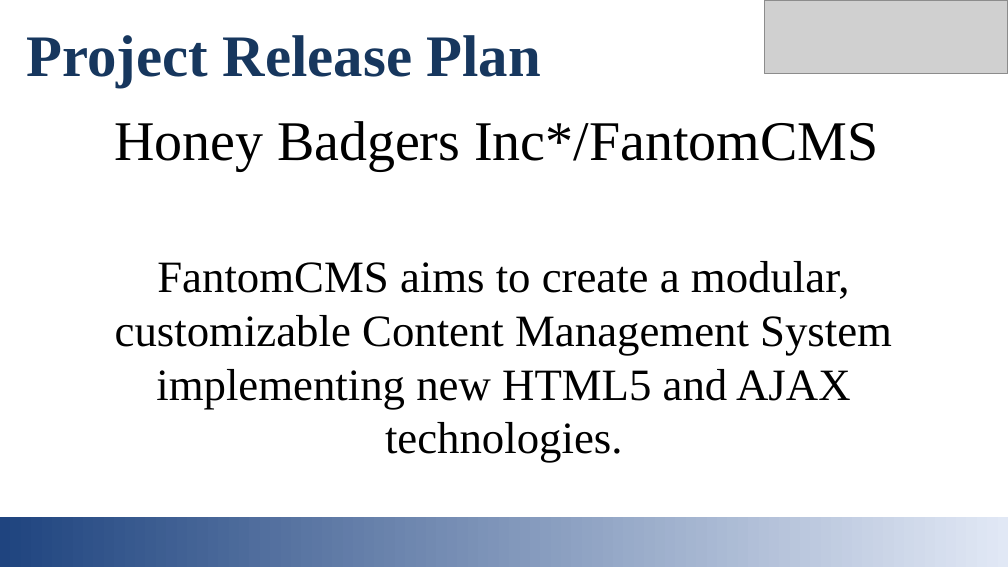
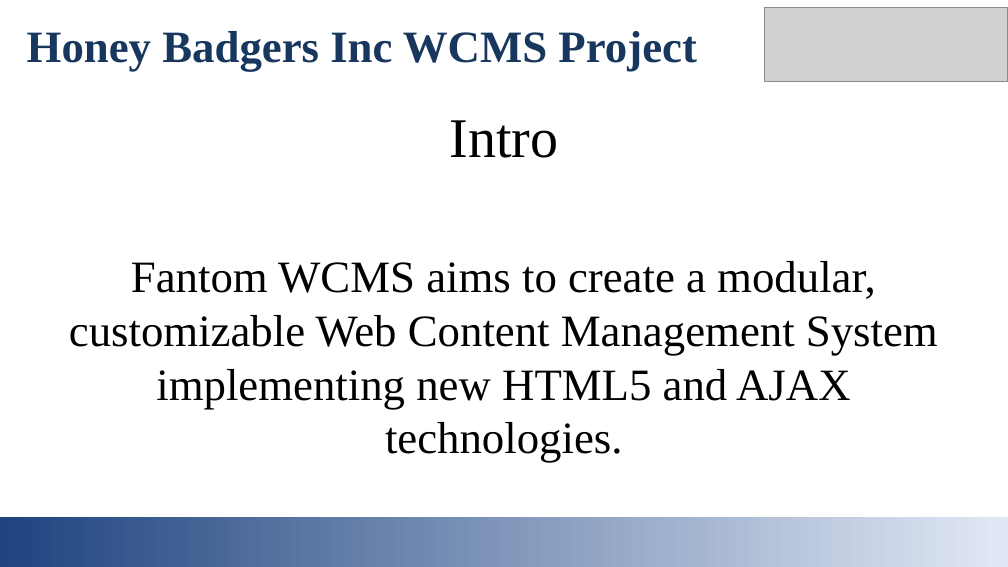
Before and after one commit to jcriquet/FantomCMS, a slide deck: slide 2 of doc/Initial_Presentation.pptx. Drawn at 1008x567 pixels with LibreOffice and Linux fonts; fonts in the diff are those of the drawing; grey boxes stand for pictures. Boxes give left, top, right and bottom in pixels: in the first picture for what was removed or moved away, otherwise in the second. Text is boxed around its words. In the diff, an @@ line names an element or a change of style, - is before the commit and + after.

Commit message:
Added Josh's changes to Powerpoint and cleaned up Release Plan. Added a PDF since just having an ODT was causing issues.

```diff
--- a/doc/Initial_Presentation.pptx
+++ b/doc/Initial_Presentation.pptx
@@ picture: place and size @@
-picture at box(764, 0, 1008, 74)
+picture at box(764, 8, 1008, 82)
@@ text at box(27, 31, 696, 71): text changed; size 42 to 32 pt @@
-Project Release Plan
+Honey Badgers Inc WCMS Project
@@ text at box(450, 120, 559, 158): text changed @@
-Honey Badgers Inc*/FantomCMS
+Intro
@@ text at box(69, 261, 938, 463): text changed @@
-FantomCMS aims to create a modular, customizable Content Management System implementing new HTML5 and AJAX technologies.
+Fantom WCMS aims to create a modular, customizable Web Content Management System implementing new HTML5 and AJAX technologies.
```
Also in this commit, not shown: 4 other slides changed, 1 slide added, 1 slide removed, 2 other files.
